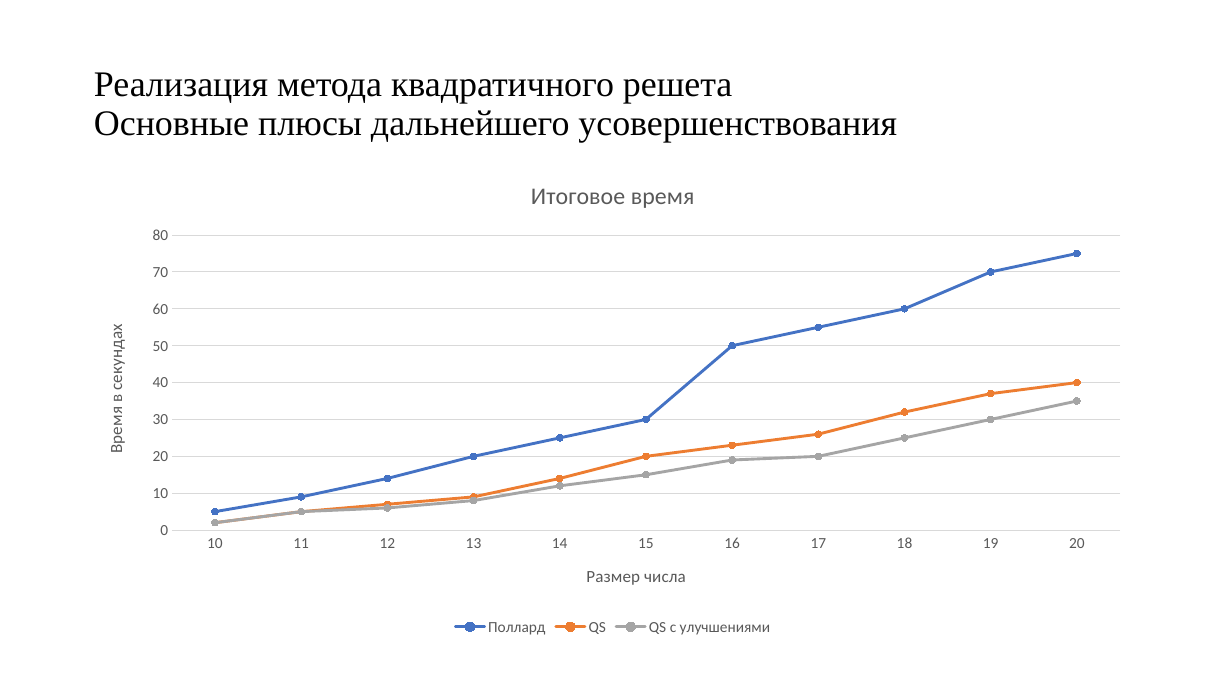
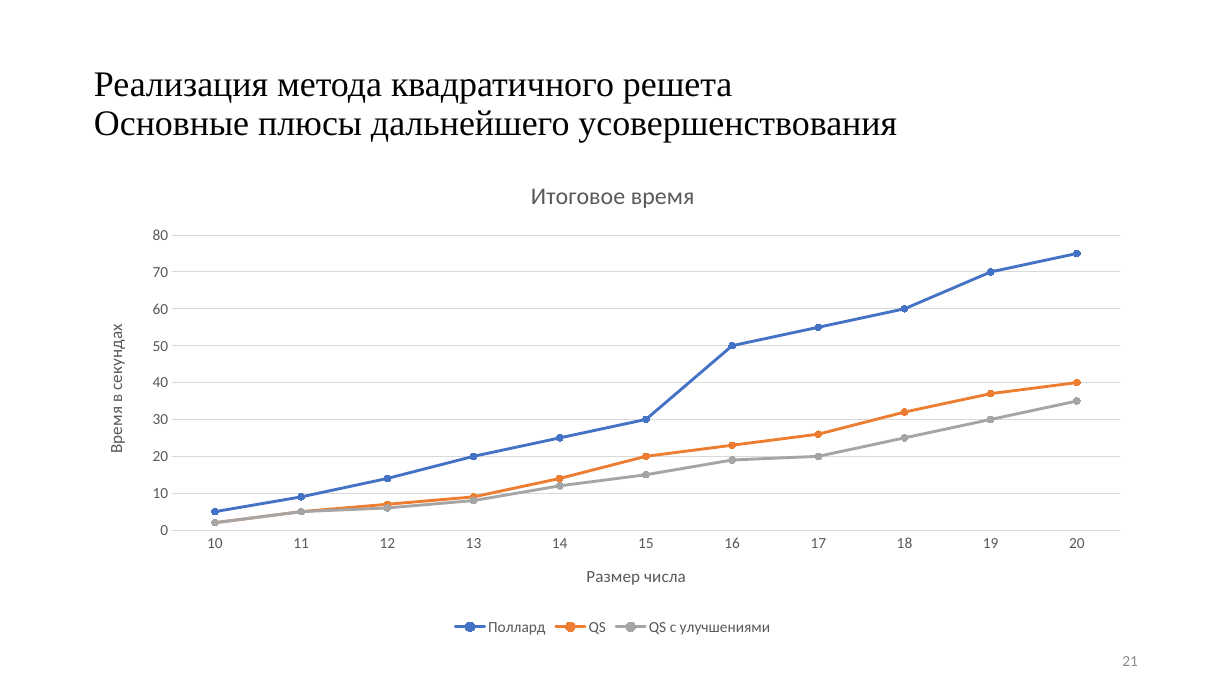
Before and after one commit to pagamov/VKR, a slide deck: slide 21 of Гамов Павел Диплом.pptx (slide 13 before the commit). Drawn at 1232x693 pixels with LibreOffice and Linux fonts; fonts in the diff are those of the drawing. Boxes give left, top, right and bottom in pixels: in the first picture for what was removed or moved away, otherwise in the second. Text is boxed around its words. In the diff, an @@ line names an element or a change of style, - is before the commit and + after.

```diff
--- a/Гамов Павел Диплом.pptx
+++ b/Гамов Павел Диплом.pptx
@@ page number added at [1122, 656, 1138, 666], 12 pt, text #8C8C8C @@
+21
```
Also in this commit, not shown: 10 other slides changed, 10 slides added, 2 slides removed.
